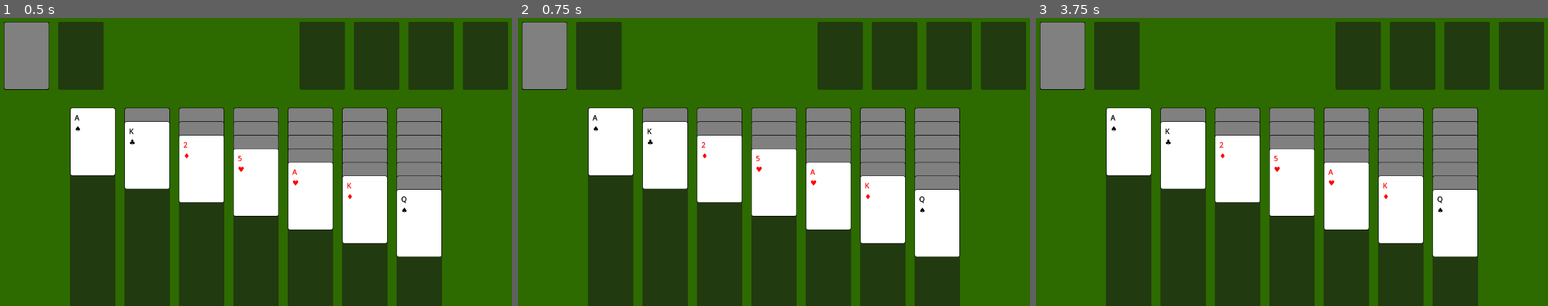
Above: before the commit, frames 1-3 (left to right).
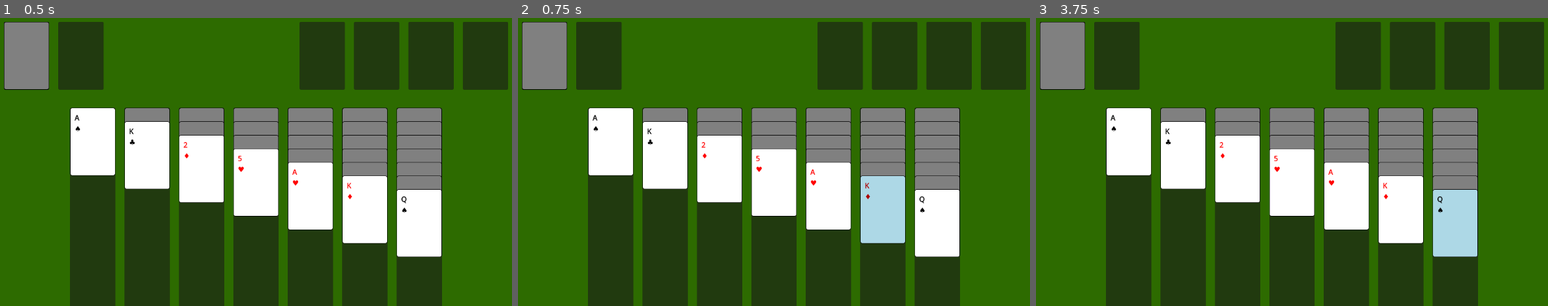
Above: after the commit, the same moments.

Repository: damiankk/CardKing
Game: Godot game, scene res://main.tscn
Two runs of this game, one before a commit and one after it. Both use one fixed random seed, a clock stepped at 60 frames per second and the inputs below.
Inputs (mouse positions are in pixels of both pictures, inside the frame that each line leads up to):
- Up to frame 1 (0.5 s): no input
- Up to frame 2 (0.75 s): tap Enter at 0.5 s; move the mouse to (886, 144) at 0.52 s; click (886, 144) at 0.67 s
- Up to frame 3 (3.75 s): tap Space at 1.25, 2.75 s; drag from (1189, 173) to (1266, 216) at 1.27 s; tap Enter at 2, 3.5 s; move the mouse to (1343, 95) at 2.02 s; click (1343, 95) at 2.17 s; drag from (1266, 216) to (1133, 115) at 2.77 s; move the mouse to (1450, 202) at 3.52 s; click (1450, 202) at 3.67 s

Frame 1 is identical in both runs. In frame 2, 2.0% of the frame differs, in the area x 66-76%, y 54-79%; in frame 3, 2.0%.

Commit message:
Added first deck to deck interaction

Diff:
--- a/deck.gd
+++ b/deck.gd
@@ -10,6 +10,11 @@
 const TABLEAU_Y_OFFSET = 30
 var stock_pile_cards: Array = []
 var waste_cards: Array = []
+
+var selected_card: Card = null # Will store the Card node instance that's selected
+var source_pile_is_tableau: bool = false # Was the selected card from a Tableau pile?
+var source_pile_idx: int = -1      # Which Tableau pile index was it from (0-6)?
+# var selected_stack: Array = [] # For moving stacks later, not needed for single card yet
 
 #Initializes everything – creates the full deck, shuffles it, gets references to the pile areas, and calls deal_initial_tableau() and deal_stock().
 func _ready():
@@ -298,20 +303,64 @@
 func _on_tableau_pile_area_gui_input(event: InputEvent, tableau_idx: int) -> void:
 	if event is InputEventMouseButton:
 		if event.button_index == MOUSE_BUTTON_LEFT && event.pressed:
-			print("Tableau " + str(tableau_idx) + " clicked")
-			if not waste_cards.is_empty():
-				var top_waste_card : Card = waste_cards.back()
-
-				if can_add_to_tableau(top_waste_card, tableau_idx):
-					waste_cards.pop_back()
-					var waste_area_node = get_parent().get_node("WastePileArea")
-
-					if not waste_area_node:
-						print("waste_area_node not found")
-
-					waste_area_node.remove_child(top_waste_card)
-					add_card_to_tableau(top_waste_card, tableau_idx)
-
-					if not waste_cards.is_empty():
-						var new_top_waste_card : Card = waste_cards.back()
-						new_top_waste_card.visible = true
+			if selected_card == null:
+				print("Tableau " + str(tableau_idx) + " clicked")
+				if not waste_cards.is_empty():
+					var top_waste_card : Card = waste_cards.back()
+
+					if can_add_to_tableau(top_waste_card, tableau_idx):
+						waste_cards.pop_back()
+						var waste_area_node = get_parent().get_node("WastePileArea")
+
+						if not waste_area_node:
+							print("waste_area_node not found")
+							waste_cards.append(top_waste_card) # Put card back if critical error
+							return
+
+						waste_area_node.remove_child(top_waste_card)
+						add_card_to_tableau(top_waste_card, tableau_idx)
+
+						if not waste_cards.is_empty():
+							var new_top_waste_card : Card = waste_cards.back()
+							new_top_waste_card.visible = true
+						print("Moved card from Waste to Tableau ", tableau_idx)
+						return
+
+				var clicked_tableau_pile_data : Array = tableau_piles[tableau_idx]
+				if clicked_tableau_pile_data.is_empty():
+					return
+
+				var top_card : Card = clicked_tableau_pile_data.back() as Card
+				if not top_card or not top_card.is_face_up:
+					print("Error: Top card was null or face down.")
+					return
+
+				selected_card = top_card
+				source_pile_is_tableau = true
+				source_pile_idx = tableau_idx
+				selected_card.modulate = Color.LIGHT_BLUE
+			else:
+				var destination_tableau_idx = tableau_idx
+				if destination_tableau_idx == source_pile_idx:
+					deselect_selected_card()
+					return
+
+				if can_add_to_tableau(selected_card, destination_tableau_idx):
+					tableau_piles[source_pile_idx].pop_back()
+					tableau_areas[source_pile_idx].remove_child(selected_card)
+					add_card_to_tableau(selected_card, destination_tableau_idx)
+					flip_top_tableau_card(source_pile_idx)
+					deselect_selected_card()
+					return
+				else:
+					print("Illegal move")
+					deselect_selected_card()
+					return
+
+func deselect_selected_card():
+	if selected_card == null:
+		return
+	selected_card.modulate = Color.WHITE
+	selected_card = null
+	source_pile_is_tableau = false
+	source_pile_idx = -1
